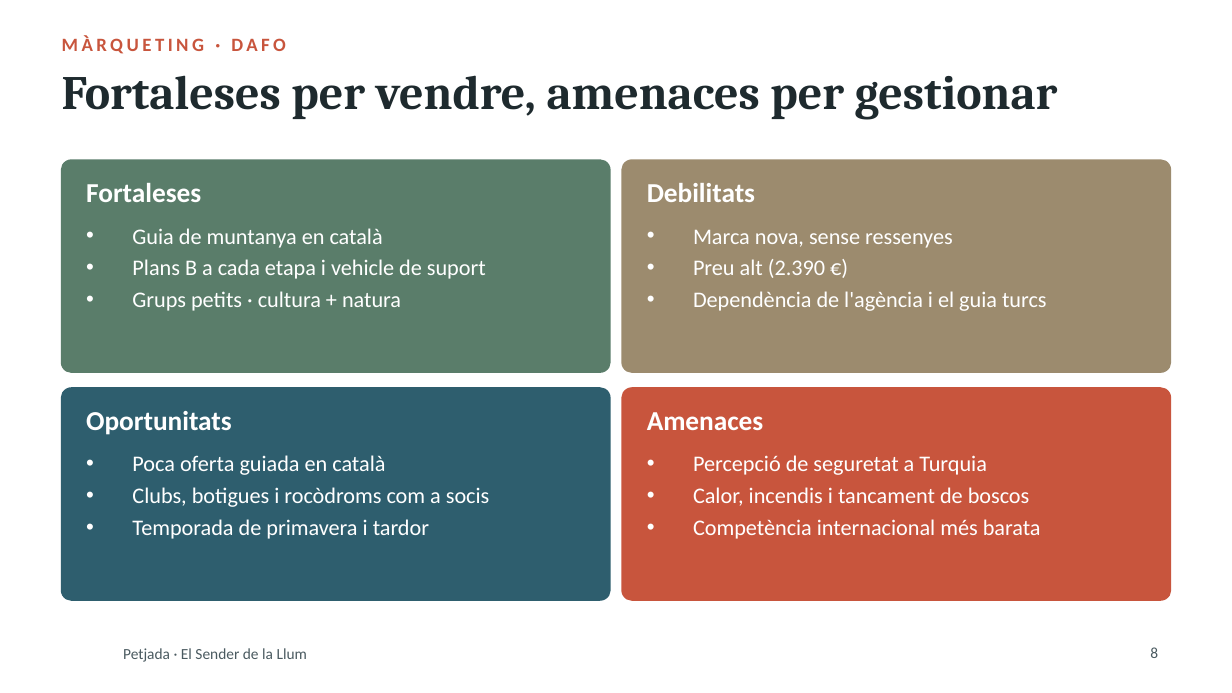
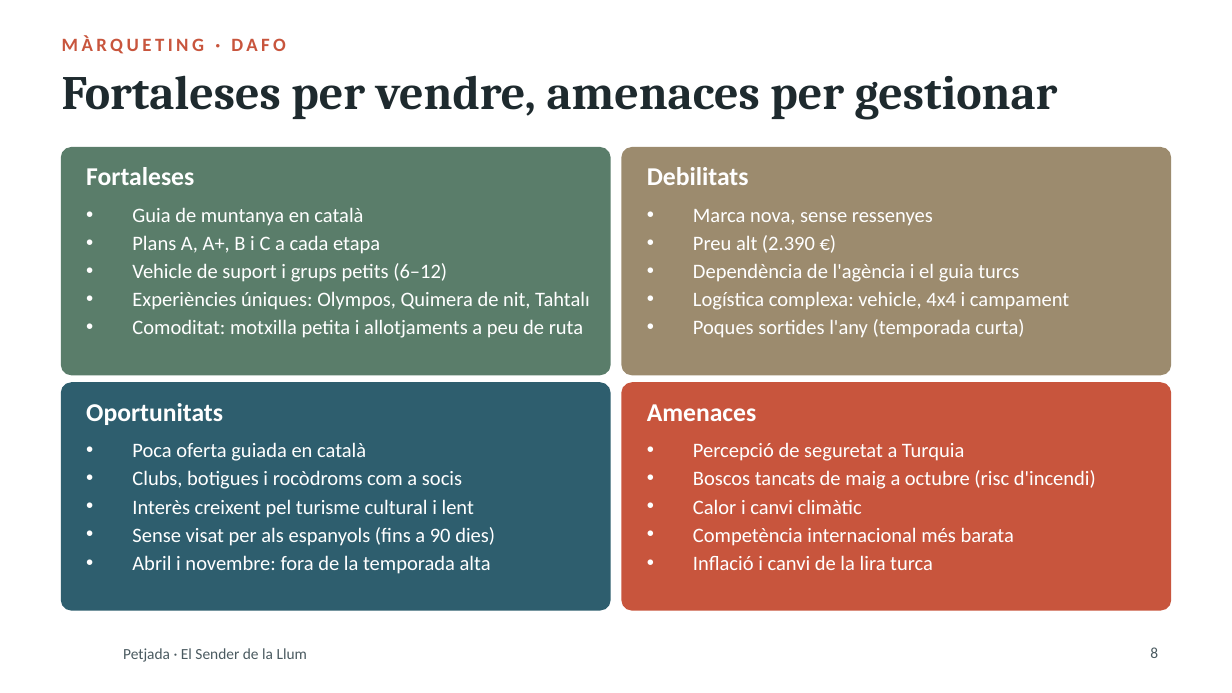
Before and after one commit to stosalca/sender-de-la-llum, a slide deck: slide 8 of Presentacio_1_Petjada.pptx. Drawn at 1232x693 pixels with LibreOffice and Linux fonts; fonts in the diff are those of the drawing; background and template pictures are left out. Boxes give left, top, right and bottom in pixels: in the first picture for what was removed or moved away, otherwise in the second. Text is boxed around its words. In the diff, an @@ line names an element or a change of style, - is before the commit and + after.

```diff
--- a/Presentacio_1_Petjada.pptx
+++ b/Presentacio_1_Petjada.pptx
@@ rounded rectangle: place and size @@
-rounded rectangle at bbox=[62, 160, 610, 372]
+rounded rectangle at bbox=[62, 148, 610, 375]
@@ proportions changed in 4 elements at bbox=[62, 383, 610, 610], bbox=[622, 383, 1170, 610], bbox=[62, 148, 610, 375], bbox=[622, 148, 1170, 375] @@
@@ rounded rectangle: place and size @@
-rounded rectangle at bbox=[622, 160, 1170, 372]
+rounded rectangle at bbox=[622, 148, 1170, 375]
@@ text "Fortaleses": place and size @@
-text "Fortaleses" at bbox=[86, 183, 201, 202]
+text "Fortaleses" at bbox=[86, 167, 194, 185]
@@ size 16 to 15 pt in 4 elements at bbox=[86, 403, 223, 425], bbox=[647, 404, 757, 421], bbox=[86, 167, 194, 185], bbox=[647, 167, 749, 185] @@
@@ text "Debilitats": place and size @@
-text "Debilitats" at bbox=[647, 183, 755, 202]
+text "Debilitats" at bbox=[647, 167, 749, 185]
@@ text "Guia de muntanya en català": place and size @@
-text "Guia de muntanya en català" at bbox=[132, 228, 486, 311]
+text "Guia de muntanya en català" at bbox=[132, 207, 590, 338]
@@ text at bbox=[132, 207, 363, 226]: size 13 to 12 pt in "Guia de muntanya en català"; less space between paragraphs @@
@@ text "Marca nova, sense ressenyes": place and size @@
-text "Marca nova, sense ressenyes" at bbox=[693, 230, 1047, 311]
+text "Marca nova, sense ressenyes" at bbox=[693, 209, 1069, 338]
@@ text at bbox=[693, 209, 1019, 282]: size 13 to 12 pt in "Marca nova, sense ressenyes", "Preu alt (2.390 €)", "Dependència de l'agència i el guia turcs"; less space between paragraphs @@
@@ text at bbox=[132, 235, 590, 338]: text changed; size 13 to 12 pt @@
-• Plans B a cada etapa i vehicle de suport
-• Grups petits · cultura + natura
+• Plans A, A+, B i C a cada etapa
+• Vehicle de suport i grups petits (6–12)
+• Experiències úniques: Olympos, Quimera de nit, Tahtalı
+• Comoditat: motxilla petita i allotjaments a peu de ruta
@@ text at bbox=[693, 292, 1069, 338]: paragraphs added @@
+• Logística complexa: vehicle, 4x4 i campament
+• Poques sortides l'any (temporada curta)
@@ rounded rectangle: place and size @@
-rounded rectangle at bbox=[62, 388, 610, 600]
+rounded rectangle at bbox=[62, 383, 610, 610]
@@ rounded rectangle: place and size @@
-rounded rectangle at bbox=[622, 388, 1170, 600]
+rounded rectangle at bbox=[622, 383, 1170, 610]
@@ text "Oportunitats": place and size @@
-text "Oportunitats" at bbox=[86, 411, 232, 435]
+text "Oportunitats" at bbox=[86, 403, 223, 425]
@@ text "Amenaces": place and size @@
-text "Amenaces" at bbox=[647, 412, 764, 430]
+text "Amenaces" at bbox=[647, 404, 757, 421]
@@ text "Poca oferta guiada en català": place and size @@
-text "Poca oferta guiada en català" at bbox=[132, 455, 490, 539]
+text "Poca oferta guiada en català" at bbox=[132, 442, 495, 574]
@@ text at bbox=[132, 442, 462, 489]: size 13 to 12 pt in "Poca oferta guiada en català", "Clubs, botigues i rocòdroms com a socis"; less space between paragraphs @@
@@ text "Percepció de seguretat a Turquia": place and size @@
-text "Percepció de seguretat a Turquia" at bbox=[693, 455, 1041, 539]
+text "Percepció de seguretat a Turquia" at bbox=[693, 442, 1096, 570]
@@ text at bbox=[693, 442, 1014, 546]: size 13 to 12 pt in "Percepció de seguretat a Turquia", "Competència internacional més barata"; less space between paragraphs @@
@@ text at bbox=[693, 470, 1096, 514]: text changed; size 13 to 12 pt @@
-• Calor, incendis i tancament de boscos
+• Boscos tancats de maig a octubre (risc d'incendi)
+• Calor i canvi climàtic
@@ text at bbox=[132, 499, 495, 574]: text changed; size 13 to 12 pt @@
-• Temporada de primavera i tardor
+• Interès creixent pel turisme cultural i lent
+• Sense visat per als espanyols (fins a 90 dies)
+• Abril i novembre: fora de la temporada alta
@@ text at bbox=[693, 555, 933, 570]: paragraph added @@
+• Inflació i canvi de la lira turca
```
Also in this commit, not shown: 1 other slide changed, 26 other files.
